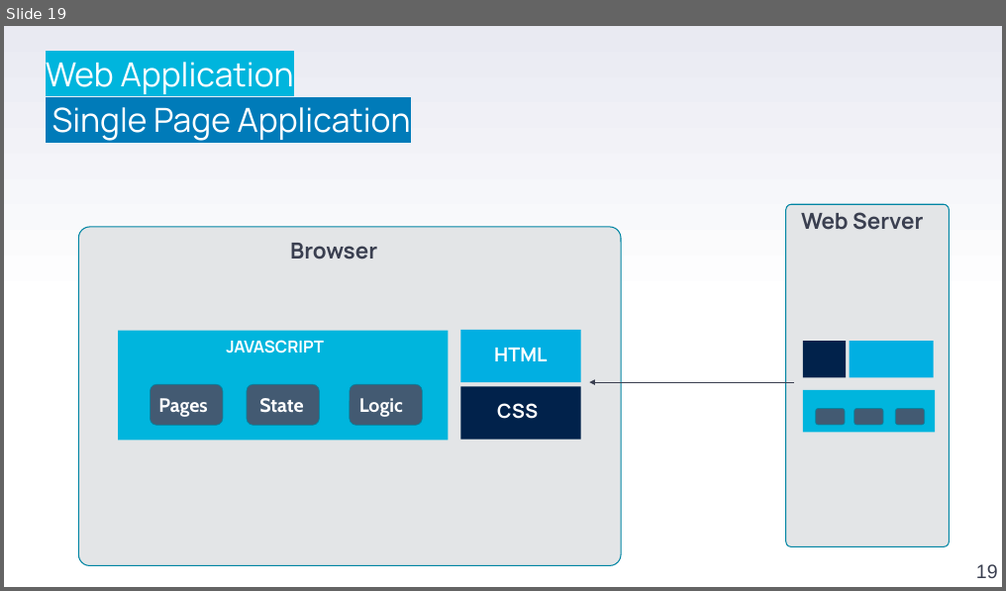
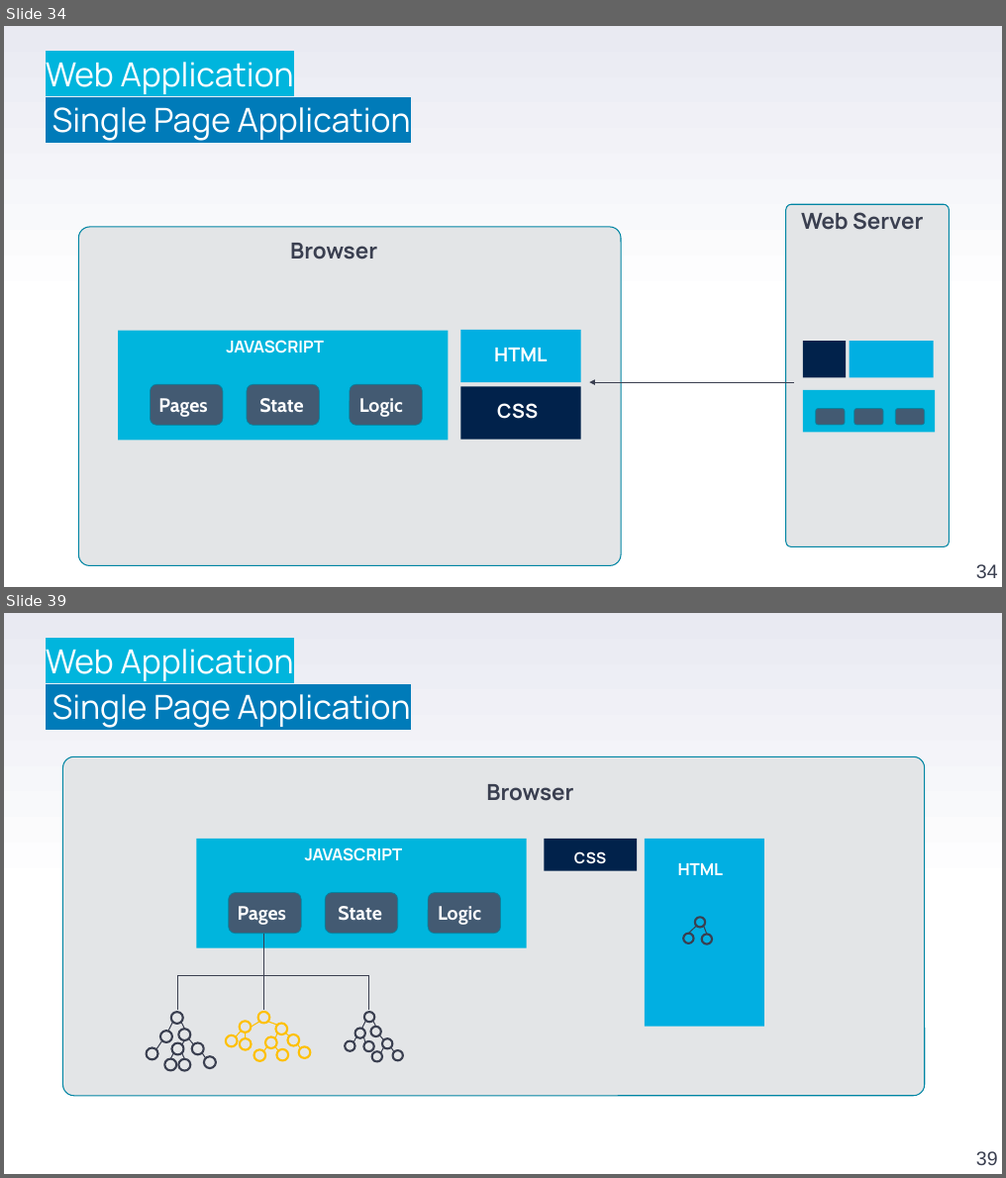
Before and after one commit to stefanofiorenza/KNITS, a slide deck: Programs/Trainings/01-FE/BasicJS/KNITS-Javascript.pptx. Shown one above the other, each under a label of ours: slide 19 before the commit, slides 34 and 39 after it; the slides between them are not shown. The pictures are 1006x591 and 1006x1178 pixels, drawn with LibreOffice and Linux fonts; fonts in the diff are those of the drawing; background and template pictures are left out. Boxes give left, top, right and bottom in pixels: in the first picture for what was removed or moved away, otherwise in the second. Text is boxed around its words. In the diff, an @@ line names an element or a change of style, - is before the commit and + after.

```diff
--- a/Programs/Trainings/01-FE/BasicJS/KNITS-Javascript.pptx
+++ b/Programs/Trainings/01-FE/BasicJS/KNITS-Javascript.pptx
@@ slide 39 added at (4, 613, 1002, 1174), background gradient #FFFFFF to #E9EAF2 @@
@@ text added at (46, 649, 411, 728), 24 pt, text #FFFFFF @@
+Web Application
+Single Page Application
@@ rounded rectangle added at (62, 757, 924, 1096), fill #E3E5E7, outline #0086A3 0.75 pt @@
@@ text added at (486, 784, 573, 801), 16 pt, text #3A3F50, bold @@
+  Browser
@@ group added at (197, 839, 527, 949): 4 texts, 3 rounded rectangles, 1 rectangle @@
+State
+Logic
+Pages
+JAVASCRIPT
@@ rectangle added at (544, 839, 637, 871), fill #01224B @@
@@ rectangle added at (645, 839, 764, 1026), fill #01AFE2 @@
@@ text added at (574, 852, 606, 864), 11 pt, text #FFFFFF, bold @@
+CSS
@@ text added at (678, 863, 724, 875), 12 pt, text #FFFFFF, bold @@
+HTML
@@ line added from (263, 934) to (263, 976), #3A3F50 0.75 pt @@
@@ ellipse added at (683, 934, 694, 944), outline #3A3F50 1.5 pt @@
@@ line added from (697, 927) to (688, 934), #3A3F50 0.75 pt @@
@@ ellipse added at (695, 917, 705, 928), outline #3A3F50 1.5 pt @@
@@ ellipse added at (702, 935, 712, 945), outline #3A3F50 1.5 pt @@
@@ line added from (704, 927) to (707, 935), #3A3F50 0.75 pt @@
@@ line added from (369, 976) to (177, 976), #3A3F50 0.75 pt @@
@@ line added from (177, 976) to (177, 1010), #3A3F50 0.75 pt @@
@@ line added from (263, 976) to (263, 1010), #3A3F50 0.75 pt @@
@@ line added from (369, 975) to (369, 1009), #3A3F50 0.75 pt @@
@@ group added at (146, 1012, 216, 1071): 9 ellipses, 8 lines @@
@@ group added at (226, 1012, 310, 1061): 10 ellipses, 9 lines @@
@@ group added at (345, 1012, 402, 1062): 8 ellipses, 7 lines @@
@@ page number added at (976, 1152, 998, 1165), 14 pt, text #3A3F50 @@
+39
@@ what was slide 19 is now slide 34 @@
@@ page number at (976, 565, 998, 578): text changed @@
-19
+34
```
Also in this commit, not shown: 8 slides changed, 29 other slides added, 8 slides removed, 2 other files.
